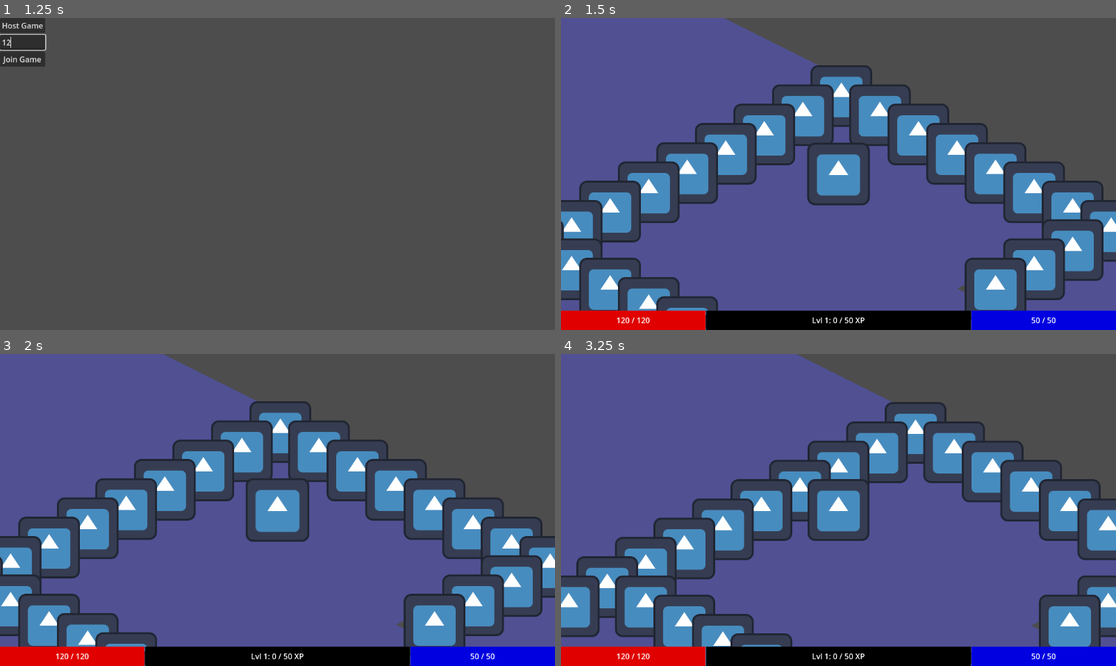
Above: before the commit, frames 1-4 (two rows, left to right).
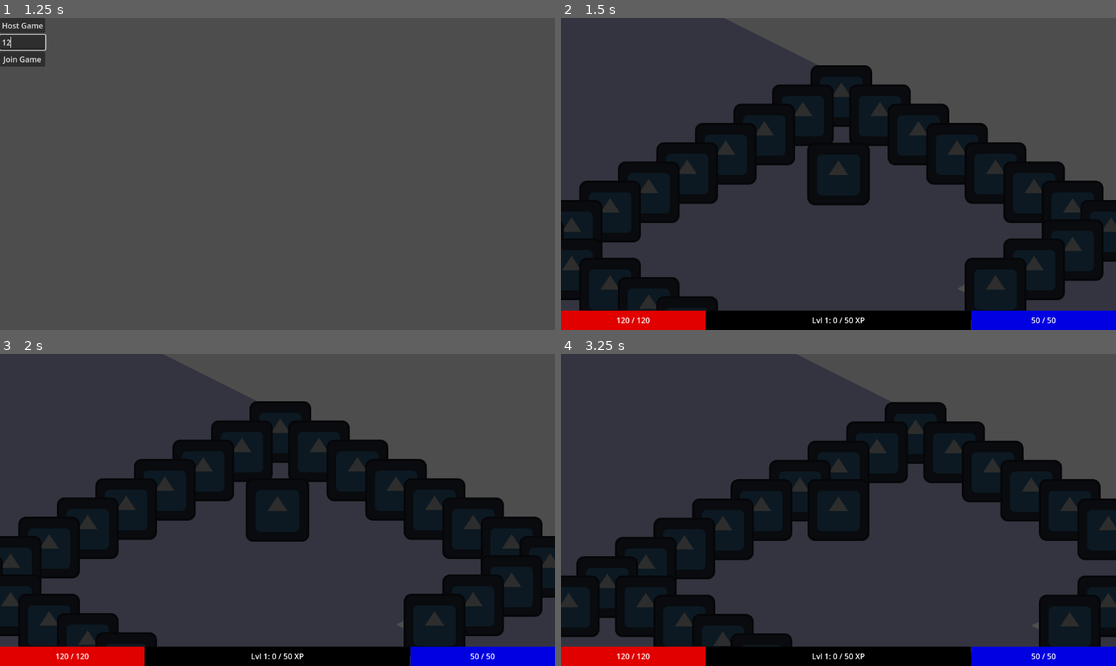
Above: after the commit, the same moments.

Repository: PietPadda/Godot_2D_ARPG
Game: Godot game, scene res://scenes/ui/main_menu.tscn
The game is run twice, just before and just after one commit, with the same random seed, the same clock (stepped at 60 frames per second) and the same inputs. The engine's default icon, where the game draws it, is replaced by a stand-in: a white triangle on a blue panel in a dark square.
Inputs (mouse positions are in pixels of both pictures, inside the frame that each line leads up to):
- Up to frame 1 (1.25 s): click (22, 42) at 0.52 s; type "12" at 0.6 s
- Up to frame 2 (1.5 s): click "Host Game" at 1.25 s
- Up to frame 3 (2 s): no input
- Up to frame 4 (3.25 s): tap Enter at 2 s; move the mouse to (960, 494) at 2.02 s; hold E (interact) 2.03-2.78 s; click (960, 494) at 2.17 s; tap Space at 2.75 s; move the mouse to (727, 525) at 2.77 s; click (727, 525) at 2.85 s

Frame 1 is identical in both runs. In frame 2, 74% of the frame differs, in the area x 0-100%, y 0-100%; in frame 3, 74%; in frame 4, 81%.

Commit message:
feat(lighting): add CanvasModulate for ambient darkness

Diff:
--- a/scenes/levels/main.tscn
+++ b/scenes/levels/main.tscn
@@ -603,3 +603,6 @@
 [node name="ProjectileSpawner" type="MultiplayerSpawner" parent="."]
 _spawnable_scenes = PackedStringArray("uid://dfce8t7pklgpr")
 spawn_path = NodePath("../ProjectileContainer")
+
+[node name="CanvasModulate" type="CanvasModulate" parent="."]
+color = Color(0.1764706, 0.1764706, 0.1764706, 1)
